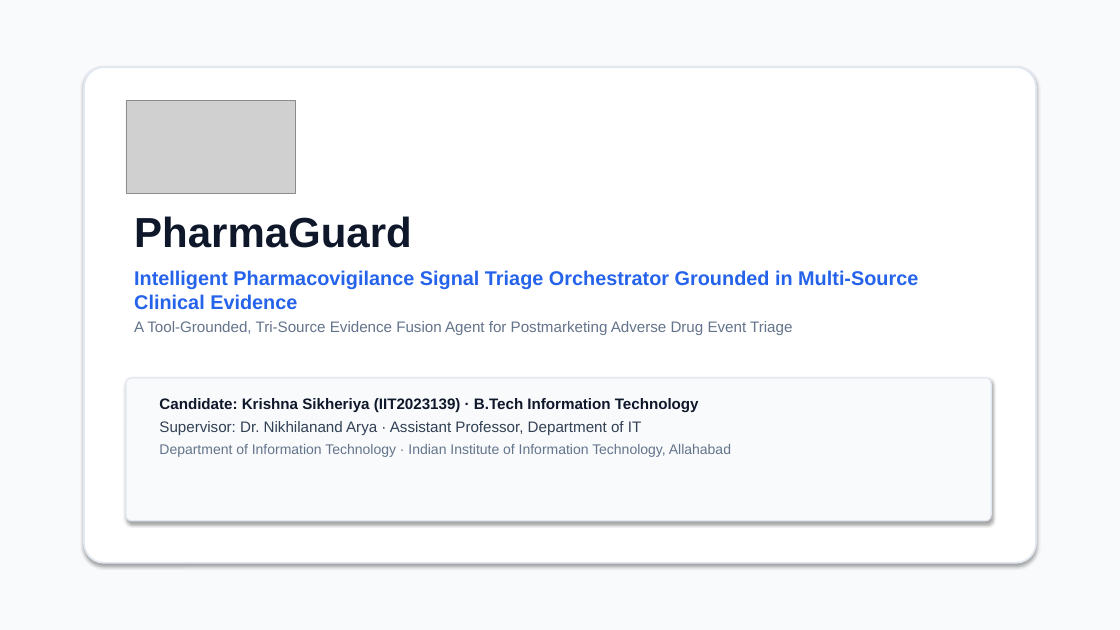
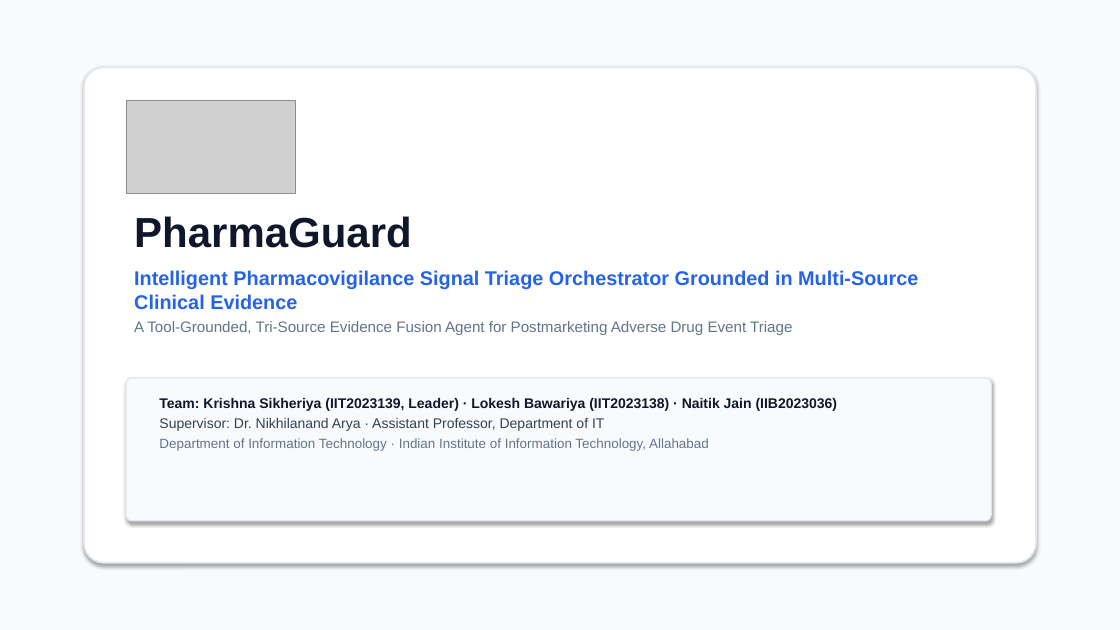
Before and after one commit to Krishna200608/PharmaGuard, a slide deck: slide 1 of docs/presentation/PharmaGuard_Midsem_Defense.pptx. Drawn at 1120x630 pixels with LibreOffice and Linux fonts; fonts in the diff are those of the drawing; grey boxes stand for pictures. Boxes give left, top, right and bottom in pixels: in the first picture for what was removed or moved away, otherwise in the second. Text is boxed around its words. In the diff, an @@ line names an element or a change of style, - is before the commit and + after.

```diff
--- a/docs/presentation/PharmaGuard_Midsem_Defense.pptx
+++ b/docs/presentation/PharmaGuard_Midsem_Defense.pptx
@@ text at (159, 398, 838, 411): text changed; size 13 to 12 pt @@
-Candidate: Krishna Sikheriya (IIT2023139) · B.Tech Information Technology
+Team: Krishna Sikheriya (IIT2023139, Leader) · Lokesh Bawariya (IIT2023138) · Naitik Jain (IIB2023036)
@@ text at (159, 418, 709, 451): size 13 to 12 pt in "Supervisor: Dr. Nikhilanand Arya · Assistant Professor, ..."; size 12 to 11.5 pt in "Department of Information Technology · Indian Institute ..."; less space between paragraphs @@
```
Also in this commit, not shown: 2 other files.
